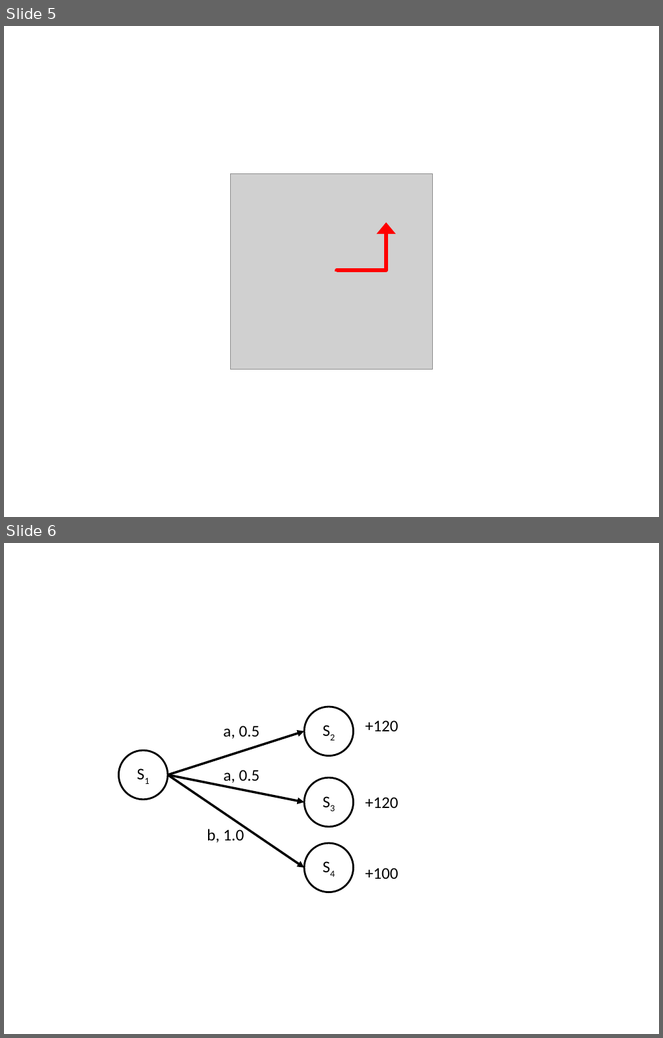
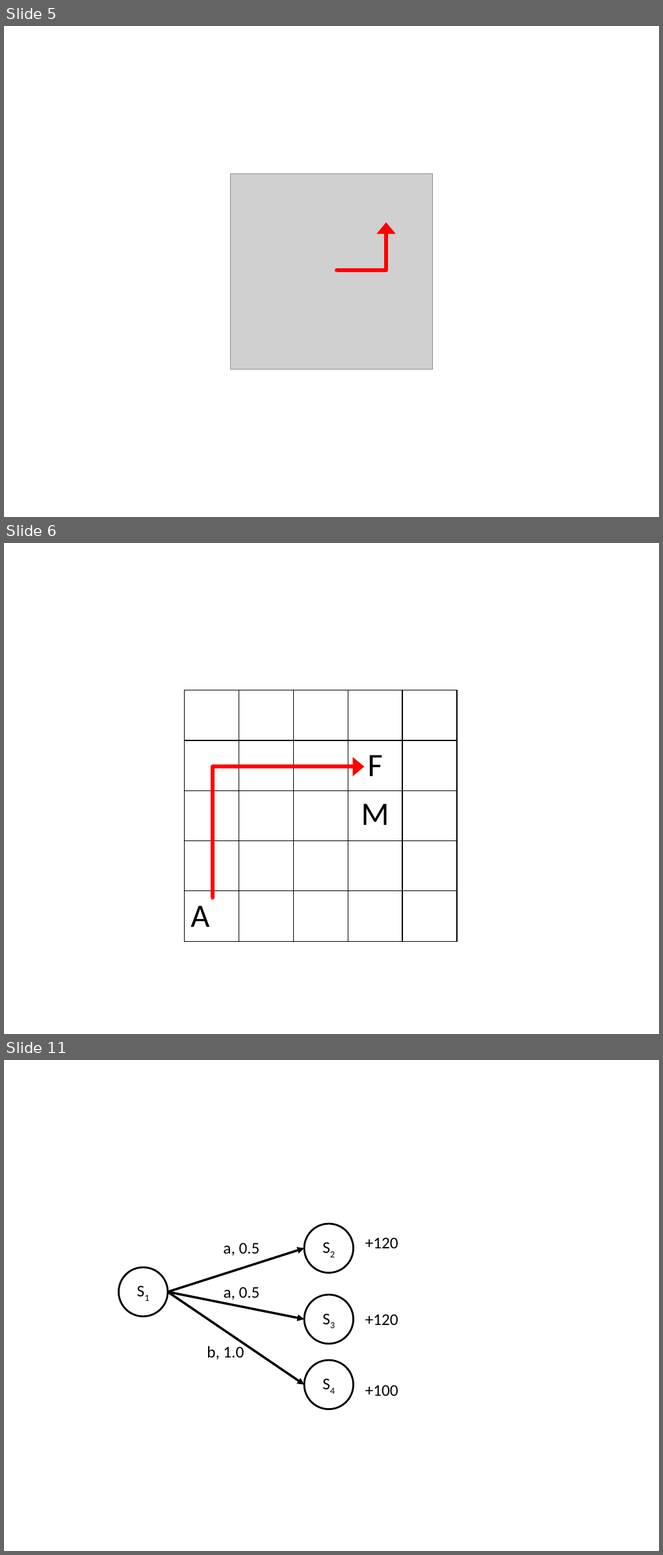
Before and after one commit to lono175/Thesis, a slide deck: figures/figures.pptx. Shown one above the other, each under a label of ours: slides 5 and 6 before the commit, slides 5, 6 and 11 after it; the slides between them are not shown. The pictures are 663x1038 and 663x1555 pixels, drawn with LibreOffice and Linux fonts; fonts in the diff are those of the drawing; grey boxes stand for pictures. Boxes give left, top, right and bottom in pixels: in the first picture for what was removed or moved away, otherwise in the second. Text is boxed around its words. In the diff, an @@ line names an element or a change of style, - is before the commit and + after.

```diff
--- a/figures/figures.pptx
+++ b/figures/figures.pptx
@@ slide 6 added at [4, 543, 659, 1034], background #FFFFFF @@
@@ table added at [184, 691, 456, 941], 5 rows, 5 columns @@
+ |  |  |  | 
+ |  |  | F | 
+ |  |  | M | 
+ |  |  |  | 
+A |  |  |  | 
@@ elbow arrow added from (212, 898) to (364, 767), #FF0000 4.25 pt @@
@@ what was slide 6 is now slide 11 @@
```
Also in this commit, not shown: 4 other slides added, 4 other files.
